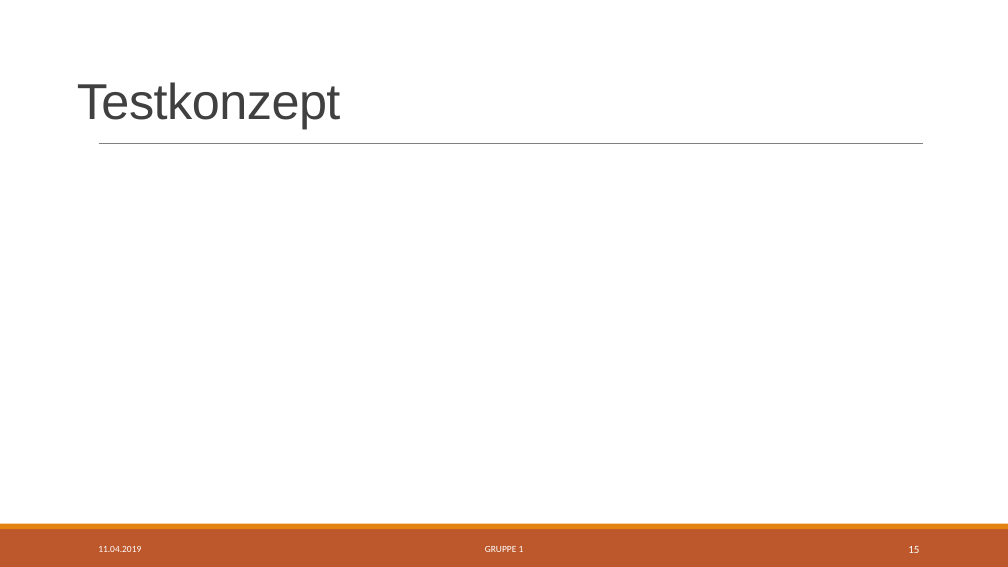
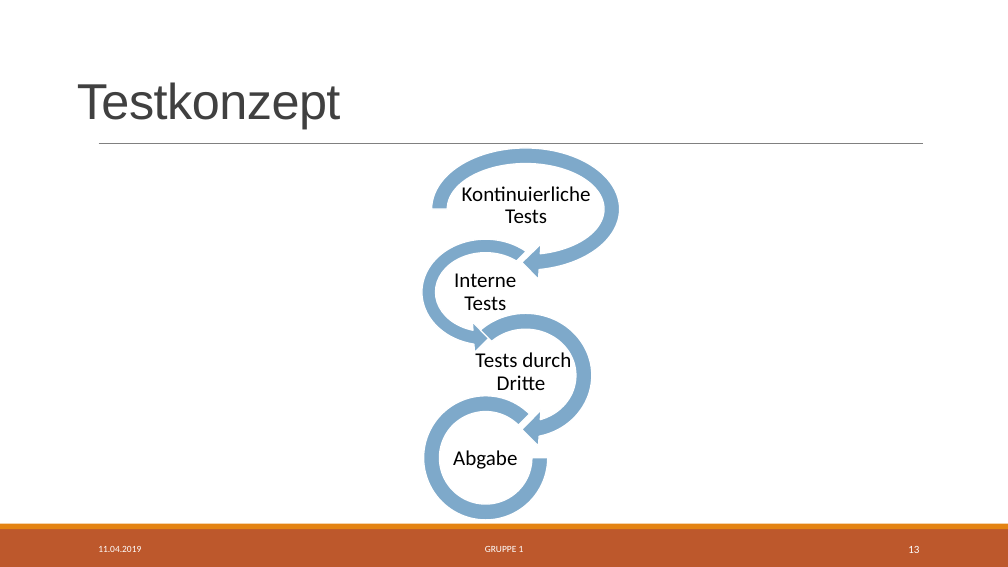
Before and after one commit to Swissmade41/EMI-Filter, a slide deck: slide 13 of Präsentation/Zwischenpräsentation.pptx (slide 15 before the commit). Drawn at 1008x567 pixels with LibreOffice and Linux fonts; fonts in the diff are those of the drawing. Boxes give left, top, right and bottom in pixels: in the first picture for what was removed or moved away, otherwise in the second. Text is boxed around its words. In the diff, an @@ line names an element or a change of style, - is before the commit and + after.

Commit message:
Präsentation

```diff
--- a/Präsentation/Zwischenpräsentation.pptx
+++ b/Präsentation/Zwischenpräsentation.pptx
@@ group added at [414,138,630,520]: 4 texts, 2 circular arrows, 1 left circular arrow, 1 arch (boxed as its full ring) @@
+Kontinuierliche
+Tests
+Interne
+Tests
+Tests durch
+Dritte
+Abgabe
@@ page number at [908,546,919,553]: text changed @@
-15
+13
```
Also in this commit, not shown: 2 other slides changed, 2 slides removed, 9 other files.
